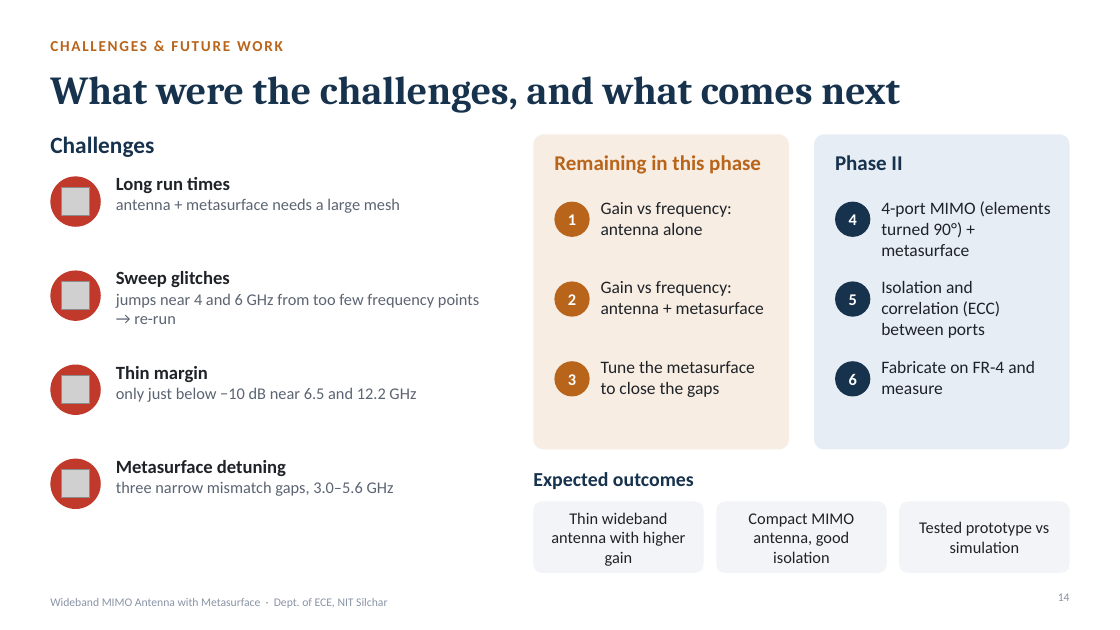
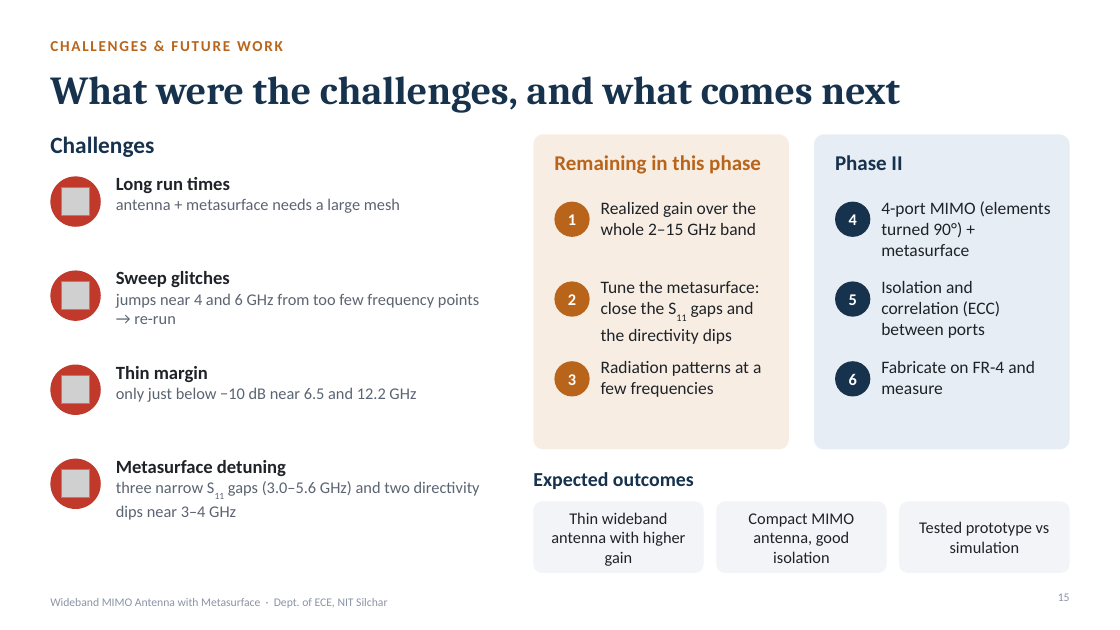
Before and after one commit to Ezed9/fyp-mimo-antenna-metasurface, a slide deck: slide 15 of presentation/FYP_Presentation.pptx (slide 14 before the commit). Drawn at 1120x630 pixels with LibreOffice and Linux fonts; fonts in the diff are those of the drawing; grey boxes stand for pictures. Boxes give left, top, right and bottom in pixels: in the first picture for what was removed or moved away, otherwise in the second. Text is boxed around its words. In the diff, an @@ line names an element or a change of style, - is before the commit and + after.

```diff
--- a/presentation/FYP_Presentation.pptx
+++ b/presentation/FYP_Presentation.pptx
@@ text at bbox=[601, 202, 756, 235]: text changed @@
-Gain vs frequency: antenna alone
+Realized gain over the whole 2–15 GHz band
@@ text at bbox=[601, 281, 760, 344]: text changed @@
-Gain vs frequency: antenna + metasurface
+Tune the metasurface: close the S11 gaps and the directivity dips
@@ text at bbox=[601, 361, 761, 397]: text changed @@
-Tune the metasurface to close the gaps
+Radiation patterns at a few frequencies
@@ text at bbox=[116, 481, 480, 520]: text changed @@
-three narrow mismatch gaps, 3.0–5.6 GHz
+three narrow S11 gaps (3.0–5.6 GHz) and two directivity dips near 3–4 GHz
@@ page number at bbox=[1058, 593, 1070, 601]: text changed @@
-14
+15
```
Also in this commit, not shown: 5 other slides changed, 1 slide added, 2 other files.
